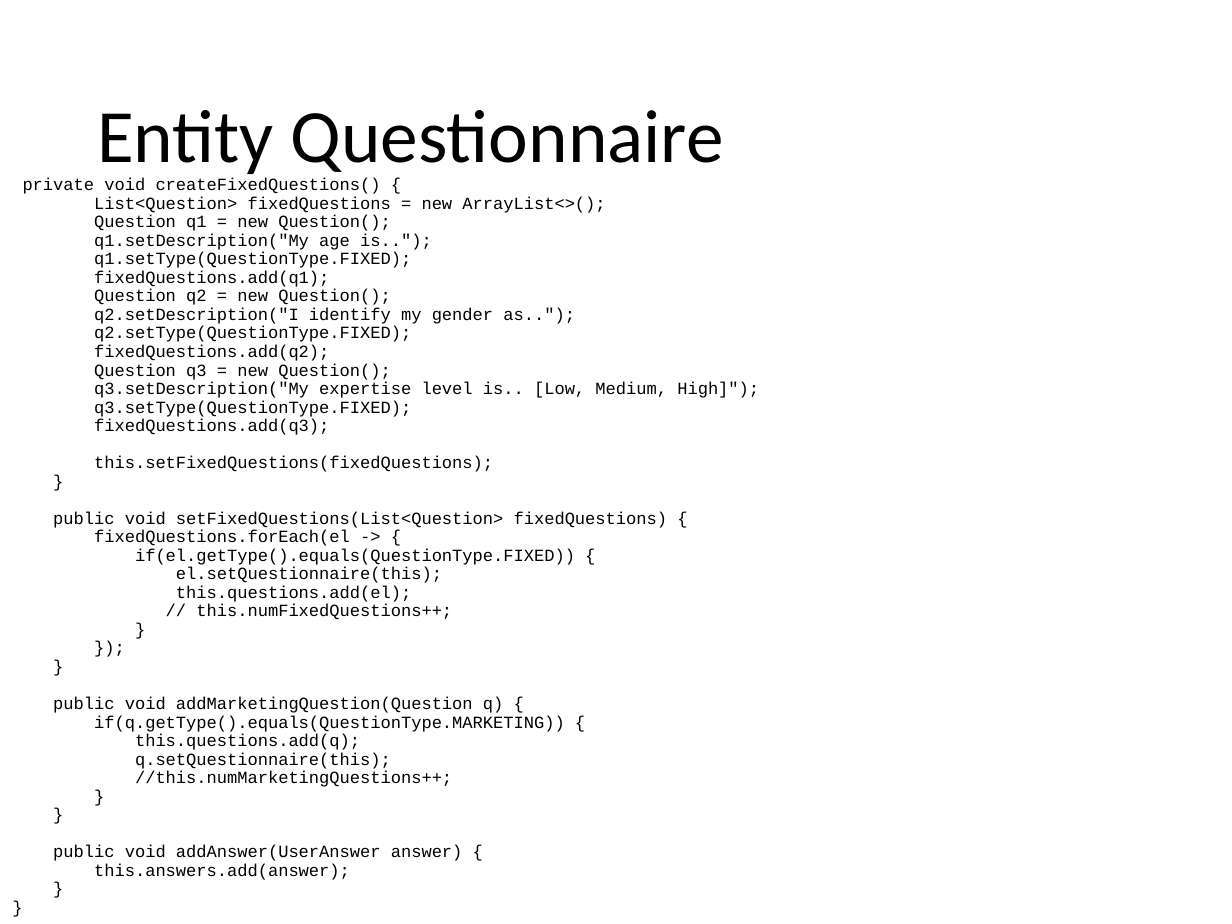
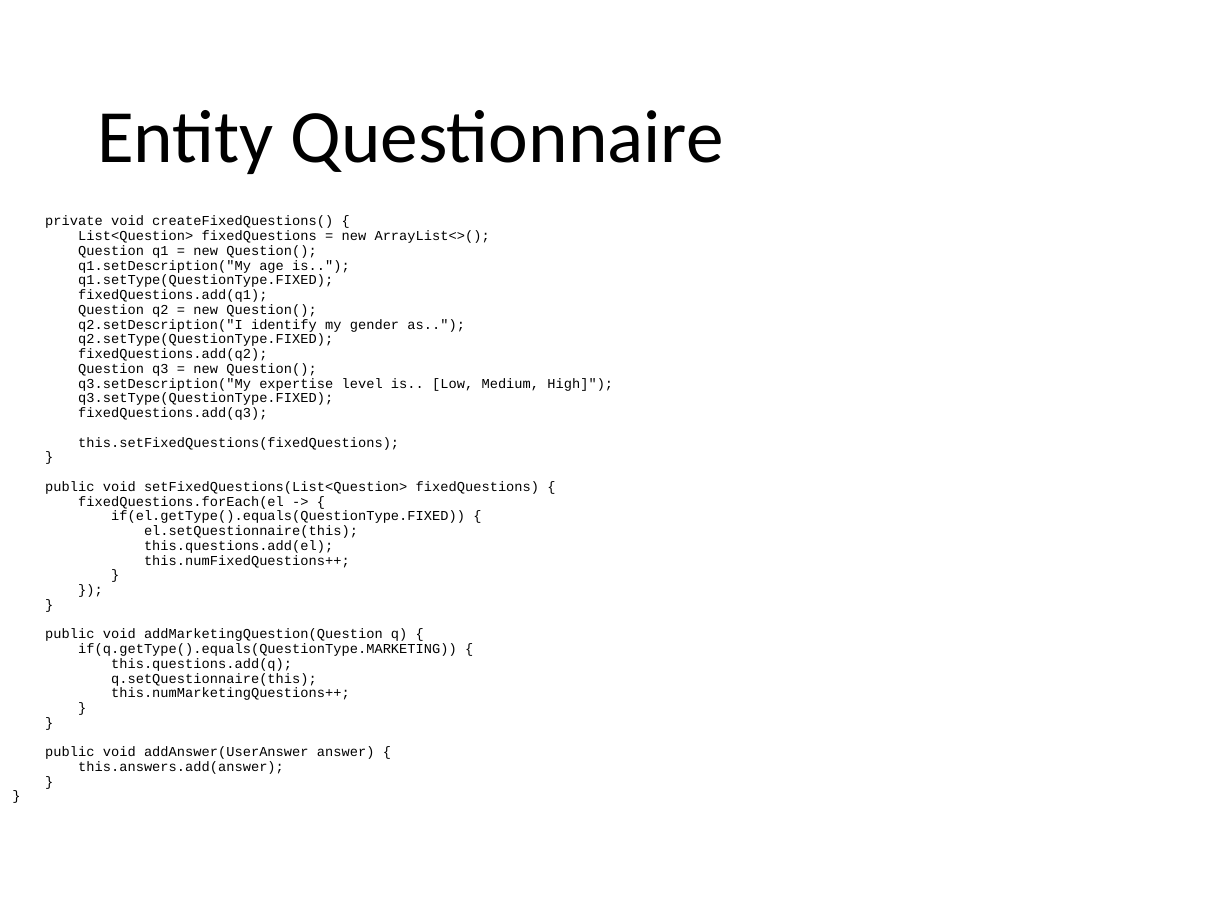
Before and after one commit to catonzio/DB2project, a slide deck: slide 12 of DB2project.pptx (slide 16 before the commit). Drawn at 1232x924 pixels with LibreOffice and Linux fonts; fonts in the diff are those of the drawing. Boxes give left, top, right and bottom in pixels: in the first picture for what was removed or moved away, otherwise in the second. Text is boxed around its words. In the diff, an @@ line names an element or a change of style, - is before the commit and + after.

```diff
--- a/DB2project.pptx
+++ b/DB2project.pptx
@@ text at <box>45,216,613,774</box>: text changed; size 10 to 8 pt @@
-private void createFixedQuestions() {
-List<Question> fixedQuestions = new ArrayList<>();
-Question q1 = new Question();
-q1.setDescription("My age is..");
-q1.setType(QuestionType.FIXED);
-fixedQuestions.add(q1);
-Question q2 = new Question();
-q2.setDescription("I identify my gender as..");
-q2.setType(QuestionType.FIXED);
-fixedQuestions.add(q2);
-Question q3 = new Question();
-q3.setDescription("My expertise level is.. [Low, Medium, High]");
-q3.setType(QuestionType.FIXED);
-fixedQuestions.add(q3);
-this.setFixedQuestions(fixedQuestions);
-}
-public void setFixedQuestions(List<Question> fixedQuestions) {
-fixedQuestions.forEach(el -> {
-if(el.getType().equals(QuestionType.FIXED)) {
-el.setQuestionnaire(this);
-this.questions.add(el);
-// this.numFixedQuestions++;
-}
-});
-}
-public void addMarketingQuestion(Question q) {
-if(q.getType().equals(QuestionType.MARKETING)) {
-this.questions.add(q);
-q.setQuestionnaire(this);
-//this.numMarketingQuestions++;
-}
-}
-public void addAnswer(UserAnswer answer) {
-this.answers.add(answer);
-}
-}
+private void createFixedQuestions() {
+List<Question> fixedQuestions = new ArrayList<>();
+Question q1 = new Question();
+q1.setDescription("My age is..");
+q1.setType(QuestionType.FIXED);
+fixedQuestions.add(q1);
+Question q2 = new Question();
+q2.setDescription("I identify my gender as..");
+q2.setType(QuestionType.FIXED);
+fixedQuestions.add(q2);
+Question q3 = new Question();
+q3.setDescription("My expertise level is.. [Low, Medium, High]");
+q3.setType(QuestionType.FIXED);
+fixedQuestions.add(q3);
+this.setFixedQuestions(fixedQuestions);
+}
+public void setFixedQuestions(List<Question> fixedQuestions) {
+fixedQuestions.forEach(el -> {
+if(el.getType().equals(QuestionType.FIXED)) {
+el.setQuestionnaire(this);
+this.questions.add(el);
+this.numFixedQuestions++;
+}
+});
+}
+public void addMarketingQuestion(Question q) {
+if(q.getType().equals(QuestionType.MARKETING)) {
+this.questions.add(q);
+q.setQuestionnaire(this);
+this.numMarketingQuestions++;
+}
+}
+public void addAnswer(UserAnswer answer) {
+this.answers.add(answer);
+}
+}
```
Also in this commit, not shown: 12 other slides changed, 4 slides added, 11 slides removed, 14 other files.
